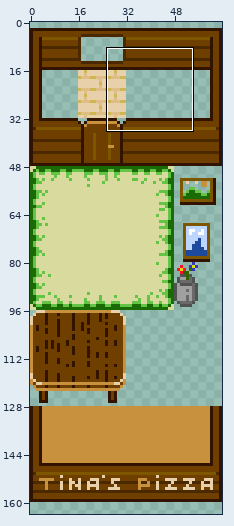
Edited in one commit: pixel-art file (sprites/tileset.aseprite). The first picture is a wide view before the edit; the outline marks the close-up.
Close-up. The starting point:
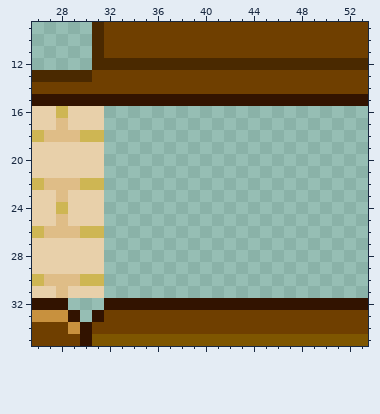
64x256 pixels, 1 frame. Shown: x 26..53, y 9..35. The wide view leaves out empty margins.
And afterwards:
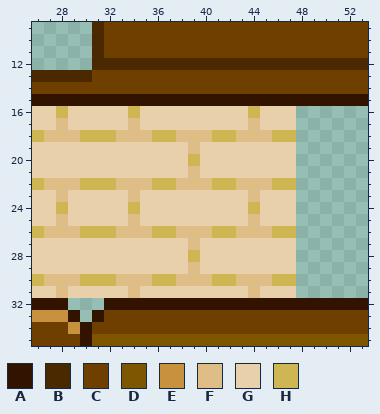
Palette (. is transparent): A #321300  B #4a2900  C #6f3f00  D #7e5600  E #c8913e  F #dfbd87  G #e8d0aa  H #ceb653
Change:
@@ x 26..53 @@
 15 AAAAAAAAAAAAAAAAAAAAAAAAAAAA
-16 GGHGGG......................
-17 GGFGGG......................
-18 HFFFHH......................
-19 GGGGGG......................
-20 GGGGGG......................
-21 GGGGGG......................
-22 HFFFHH......................
-23 GGFGGG......................
-24 GGHGGG......................
-25 GGFGGG......................
-26 HFFFHH......................
-27 GGGGGG......................
-28 GGGGGG......................
-29 GGGGGG......................
-30 HFFFHH......................
-31 GGFGGG......................
+16 GGHGGGGGHGGGGGGGGGHGGG......
+17 GGFGGGGGFGGGGGGGGGFGGG......
+18 HFFFHHHFFFHHFFFHHFFFHH......
+19 GGGGGGGGGGGGGFGGGGGGGG......
+20 GGGGGGGGGGGGGHGGGGGGGG......
+21 GGGGGGGGGGGGGFGGGGGGGG......
+22 HFFFHHHFFFHHFFFHHFFFHH......
+23 GGFGGGGGFGGGGGGGGGFGGG......
+24 GGHGGGGGHGGGGGGGGGHGGG......
+25 GGFGGGGGFGGGGGGGGGFGGG......
+26 HFFFHHHFFFHHFFFHHFFFHH......
+27 GGGGGGGGGGGGGFGGGGGGGG......
+28 GGGGGGGGGGGGGHGGGGGGGG......
+29 GGGGGGGGGGGGGFGGGGGGGG......
+30 HFFFHHHFFFHHFFFHHFFFHH......
+31 GGFGGGGGFGGGGGGGGGFGGG......
 32 AAA...AAAAAAAAAAAAAAAAAAAAAA
Where, in picture pixels (left, top, right, bottom), the same in both close-ups:
added: (104, 106, 296, 298)
